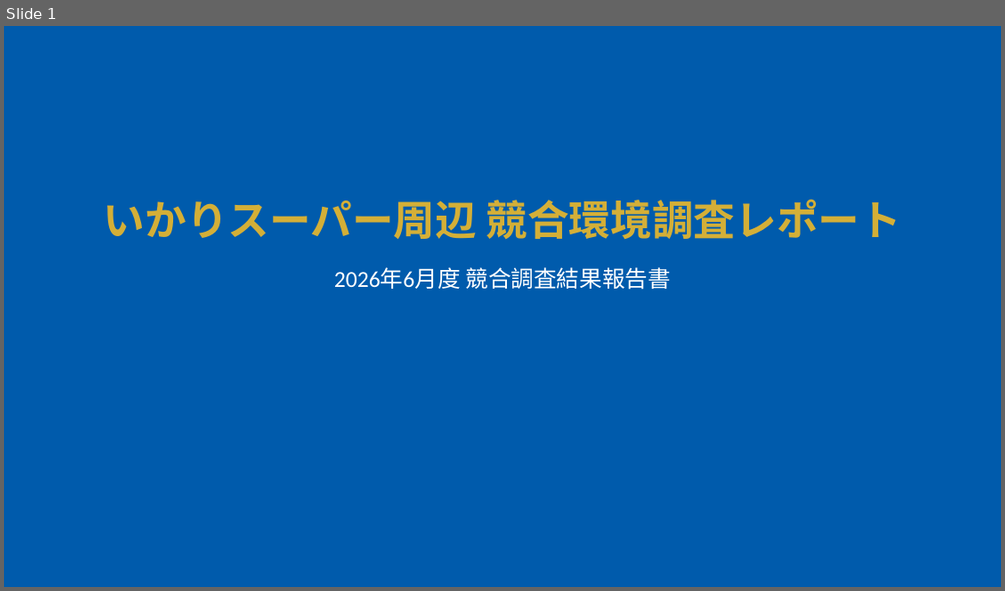
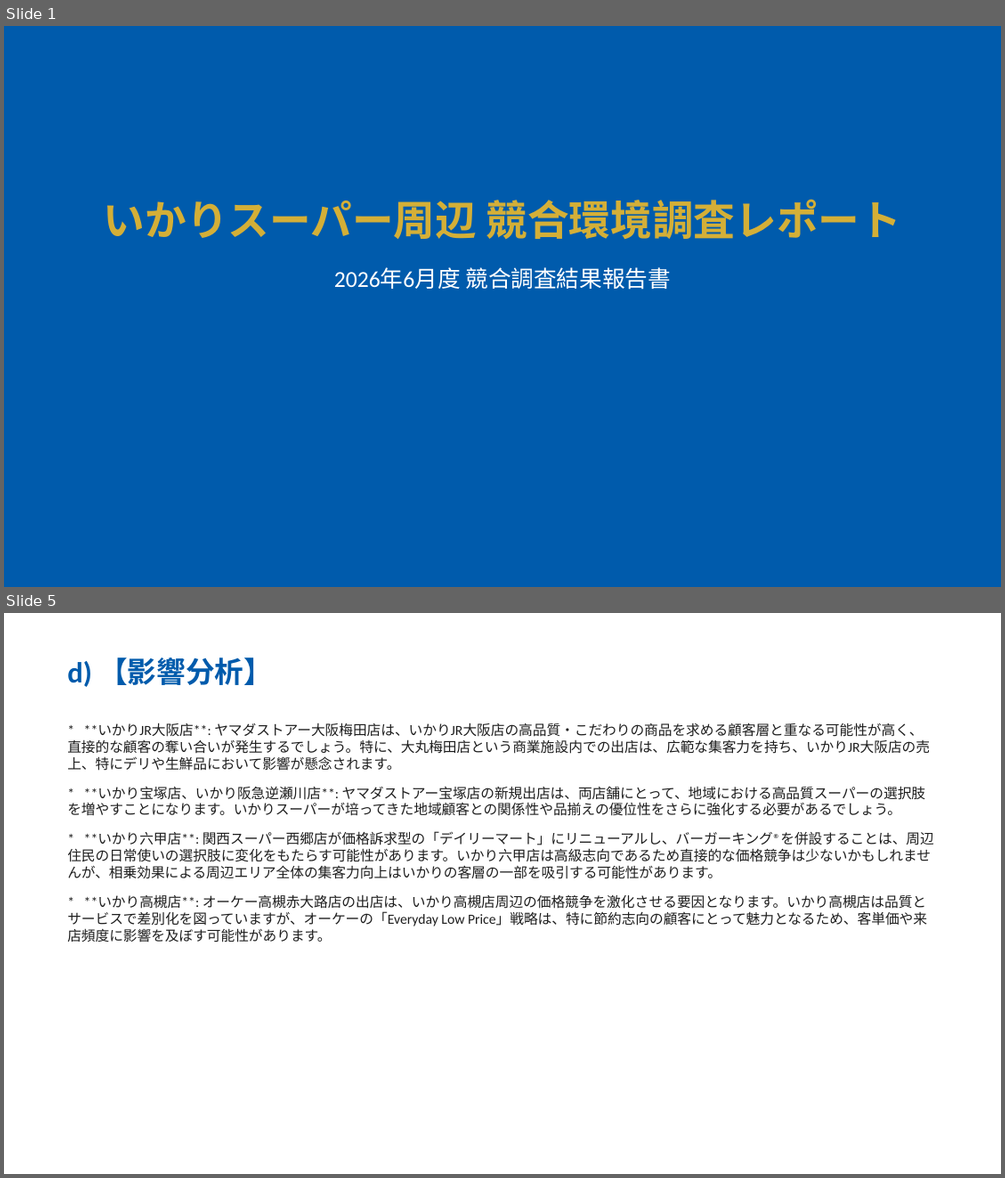
Before and after one commit to yutatbgt-bit/Competitive-research, a slide deck: report/2026_06_28_competitive_report_within_2km.pptx. Shown one above the other, each under a label of ours: slide 1 before the commit, slides 1 and 5 after it; the slides between them are not shown. The pictures are 1005x591 and 1005x1178 pixels, drawn with LibreOffice and Linux fonts; fonts in the diff are those of the drawing. Boxes give left, top, right and bottom in pixels: in the first picture for what was removed or moved away, otherwise in the second. Text is boxed around its words. In the diff, an @@ line names an element or a change of style, - is before the commit and + after.

```diff
--- a/report/2026_06_28_competitive_report_within_2km.pptx
+++ b/report/2026_06_28_competitive_report_within_2km.pptx
@@ slide 5 added at (x1=4, y1=613, x2=1001, y2=1174), background #FFFFFF @@
@@ text added at (x1=67, y1=657, x2=273, y2=687), 28 pt, text #005BAC, bold @@
+d) 【影響分析】
@@ text added at (x1=67, y1=722, x2=934, y2=942), 13.5 pt, text #1E1E1E @@
+* **いかりJR大阪店**: ヤマダストアー大阪梅田店は、いかりJR大阪店の高品質・こだわりの商品を求める顧客層と重なる可能性が高く、直接的な顧客の奪い合いが発生するでしょう。特に、大丸梅田店という商業施設内での出店は、広範な集客力を持ち、いかりJR大阪店の売上、特にデリや生鮮品において影響が懸念されます。
+* **いかり宝塚店、いかり阪急逆瀬川店**: ヤマダストアー宝塚店の新規出店は、両店舗にとって、地域における高品質スーパーの選択肢を増やすことになります。いかりスーパーが培ってきた地域顧客との関係性や品揃えの優位性をさらに強化する必要があるでしょう。
+* **いかり六甲店**: 関西スーパー西郷店が価格訴求型の「デイリーマート」にリニューアルし、バーガーキング®を併設することは、周辺住民の日常使いの選択肢に変化をもたらす可能性があります。いかり六甲店は高級志向であるため直接的な価格競争は少ないかもしれませんが、相乗効果による周辺エリア全体の集客力向上はいかりの客層の一部を吸引する可能性があります。
+* **いかり高槻店**: オーケー高槻赤大路店の出店は、いかり高槻店周辺の価格競争を激化させる要因となります。いかり高槻店は品質とサービスで差別化を図っていますが、オーケーの「Everyday Low Price」戦略は、特に節約志向の顧客にとって魅力となるため、客単価や来店頻度に影響を及ぼす可能性があります。
```
Also in this commit, not shown: 5 other slides added, 1 slide removed, 5 other files.
